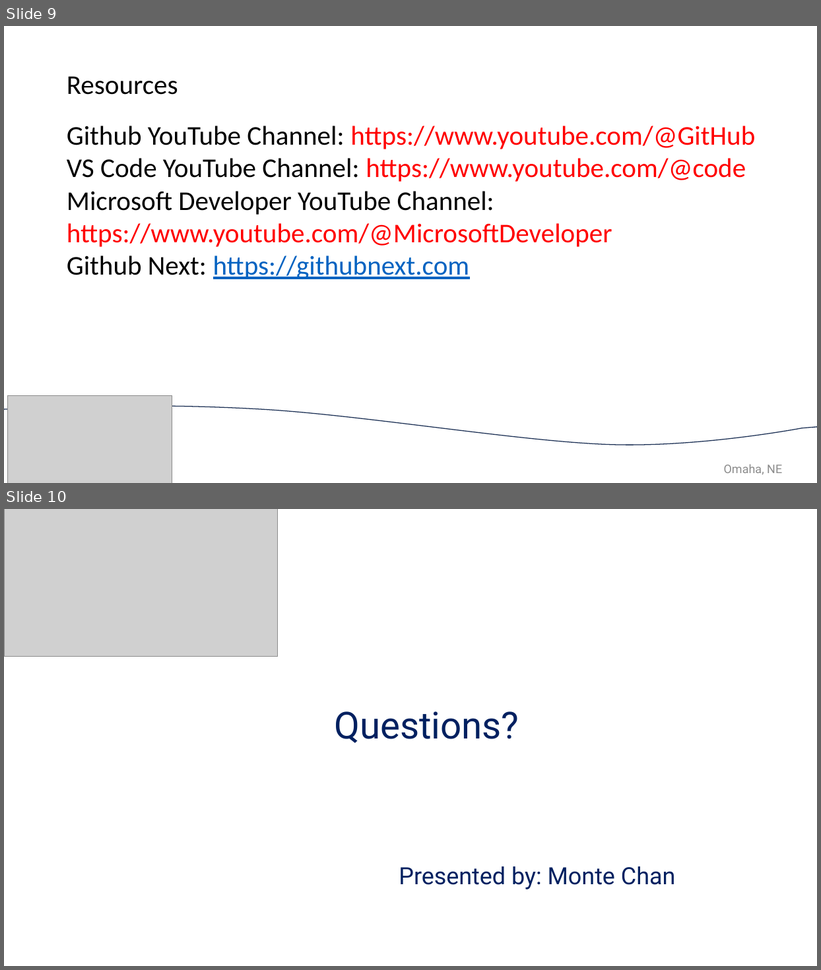
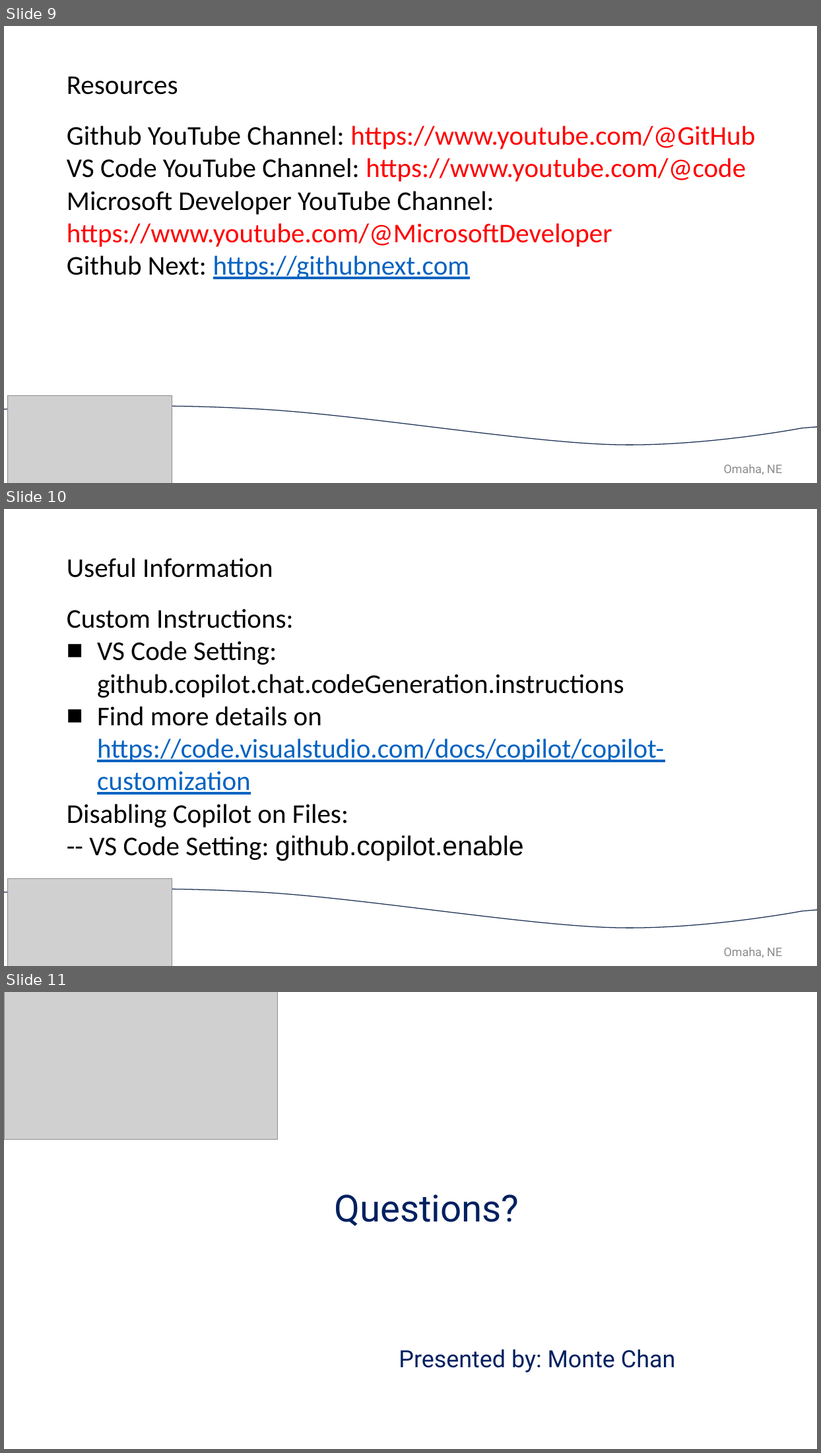
Before and after one commit to knittingguy/copilot_demo, a slide deck: CFWT 23 brand_deck (1) updated.pptx. Shown one above the other, each under a label of ours: slides 9 and 10 before the commit, slides 9, 10 and 11 after it. The pictures are 821x970 and 821x1453 pixels, drawn with LibreOffice and Linux fonts; fonts in the diff are those of the drawing; grey boxes stand for pictures; background and template pictures are left out. Boxes give left, top, right and bottom in pixels: in the first picture for what was removed or moved away, otherwise in the second. Text is boxed around its words. In the diff, an @@ line names an element or a change of style, - is before the commit and + after.

```diff
--- a/CFWT 23 brand_deck (1) updated.pptx
+++ b/CFWT 23 brand_deck (1) updated.pptx
@@ slide 10 added at [4, 509, 817, 966], background picture (left out) @@
@@ text added at [67, 558, 664, 861], 32 pt, text #000000 @@
+Useful Information
+Custom Instructions:
+■ VS Code Setting: github.copilot.chat.codeGeneration.instructions
+■ Find more details on https://code.visualstudio.com/docs/copilot/copilot-customization
+Disabling Copilot on Files:
+-- VS Code Setting: github.copilot.enable
@@ picture added at [8, 879, 172, 966] @@
@@ freeform shape added at [4, 889, 817, 928], outline #1E3256 1 pt @@
@@ text added at [724, 947, 782, 958], 14 pt, text #8C8C8C @@
+Omaha, NE
@@ what was slide 10 is now slide 11 @@
```
Also in this commit, not shown: 3 slides changed, 1 other slide added, 1 slide removed, 15 other files.
